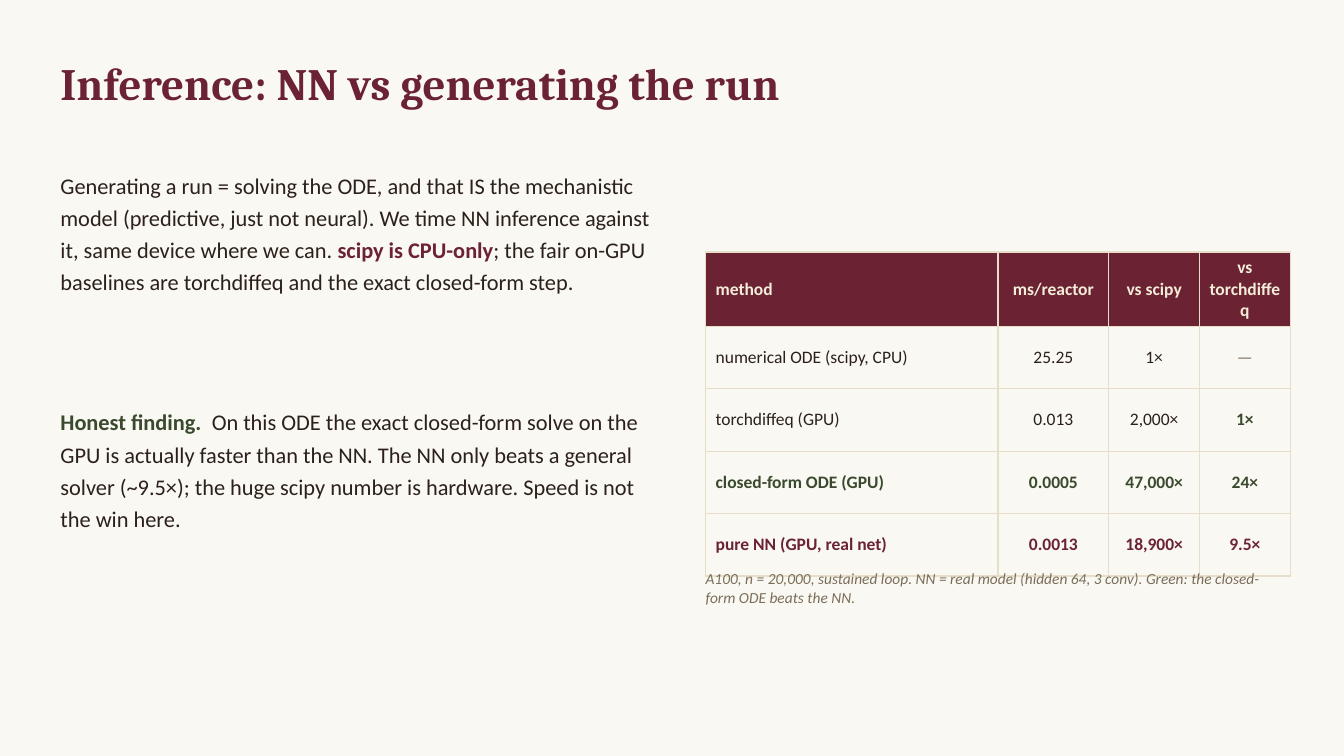
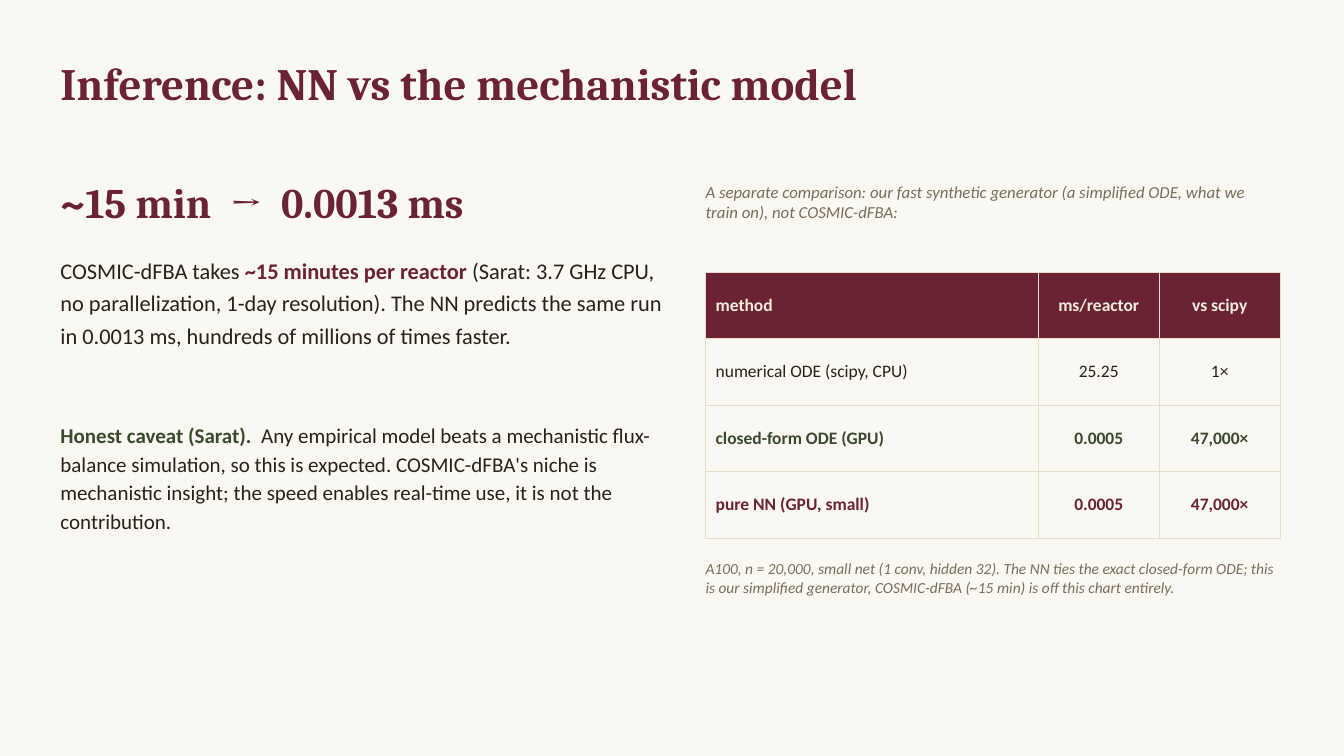
Before and after one commit to nevecallaway/COSMIC-dFBA-nn, a slide deck: slide 9 of en_primeur_lab_meeting.pptx. Drawn at 1344x756 pixels with LibreOffice and Linux fonts; fonts in the diff are those of the drawing. Boxes give left, top, right and bottom in pixels: in the first picture for what was removed or moved away, otherwise in the second. Text is boxed around its words. In the diff, an @@ line names an element or a change of style, - is before the commit and + after.

```diff
--- a/en_primeur_lab_meeting.pptx
+++ b/en_primeur_lab_meeting.pptx
@@ text at (x1=60, y1=68, x2=857, y2=101): text changed @@
-Inference: NN vs generating the run
+Inference: NN vs the mechanistic model
@@ text "~15 min → 0.0013 ms" at (x1=60, y1=189, x2=464, y2=219): vertical alignment top to middle @@
@@ text at (x1=60, y1=189, x2=464, y2=219): text changed; size 16 to 30 pt; font Calibri to Cambria; text colour #2B211A to #6B2333; bold on @@
-Generating a run = solving the ODE, and that IS the mechanistic model (predictive, just not neural). We time NN inference against it, same device where we can. scipy is CPU-only; the fair on-GPU baselines are torchdiffeq and the exact closed-form step.
+~15 min → 0.0013 ms
@@ text added at (x1=706, y1=186, x2=1245, y2=220), 12 pt, text #7A6E5A, italic @@
+A separate comparison: our fast synthetic generator (a simplified ODE, what we train on), not COSMIC-dFBA:
@@ text at (x1=60, y1=263, x2=661, y2=347): text changed @@
-Honest finding. On this ODE the exact closed-form solve on the GPU is actually faster than the NN. The NN only beats a general solver (~9.5×); the huge scipy number is hardware. Speed is not the win here.
+COSMIC-dFBA takes ~15 minutes per reactor (Sarat: 3.7 GHz CPU, no parallelization, 1-day resolution). The NN predicts the same run in 0.0013 ms, hundreds of millions of times faster.
@@ table at (x1=706, y1=272, x2=1280, y2=517) @@
-method | ms/reactor | vs scipy | vs torchdiffeq
-numerical ODE (scipy, CPU) | 25.25 | 1× | —
-torchdiffeq (GPU) | 0.013 | 2,000× | 1×
-closed-form ODE (GPU) | 0.0005 | 47,000× | 24×
-pure NN (GPU, real net) | 0.0013 | 18,900× | 9.5×
+method | ms/reactor | vs scipy
+numerical ODE (scipy, CPU) | 25.25 | 1×
+closed-form ODE (GPU) | 0.0005 | 47,000×
+pure NN (GPU, small) | 0.0005 | 47,000×
@@ table resized from (x1=706, y1=252, x2=1291, y2=557) to (x1=706, y1=272, x2=1280, y2=517) @@
@@ text added at (x1=60, y1=427, x2=650, y2=529), 15 pt, text #2B211A @@
+Honest caveat (Sarat). Any empirical model beats a mechanistic flux-balance simulation, so this is expected. COSMIC-dFBA's niche is mechanistic insight; the speed enables real-time use, it is not the contribution.
@@ text at (x1=706, y1=563, x2=1274, y2=596): text changed @@
-A100, n = 20,000, sustained loop. NN = real model (hidden 64, 3 conv). Green: the closed-form ODE beats the NN.
+A100, n = 20,000, small net (1 conv, hidden 32). The NN ties the exact closed-form ODE; this is our simplified generator, COSMIC-dFBA (~15 min) is off this chart entirely.
```
Also in this commit, not shown: 2 other slides changed, 1 other file.
